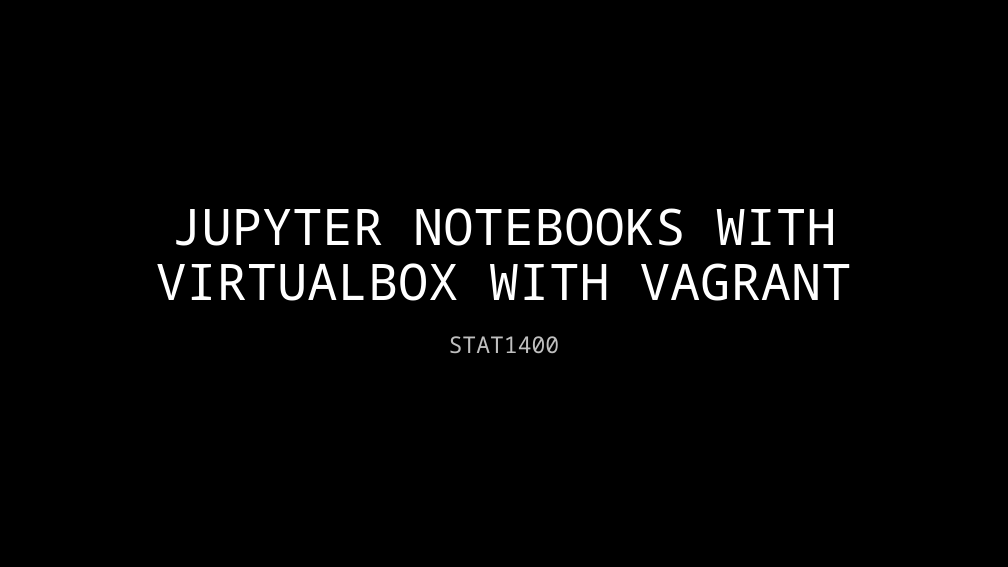
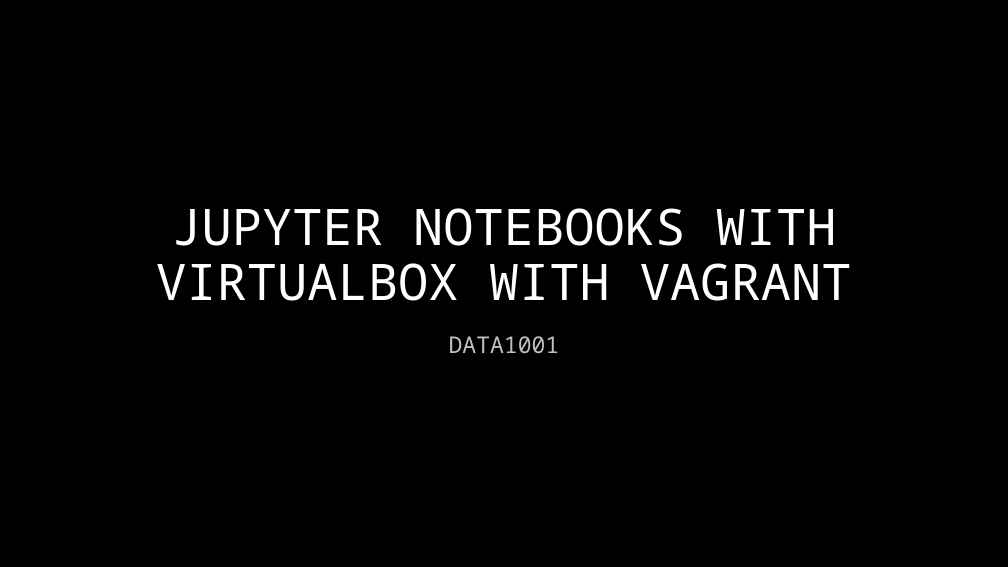
Before and after one commit to chrisbuwahpc/Data1001, a slide deck: slide 1 of VM_instructions.pptx. Drawn at 1008x567 pixels with LibreOffice and Linux fonts; fonts in the diff are those of the drawing; background and template pictures are left out. Boxes give left, top, right and bottom in pixels: in the first picture for what was removed or moved away, otherwise in the second. Text is boxed around its words. In the diff, an @@ line names an element or a change of style, - is before the commit and + after.

Commit message:
update Data1001 for 2021 sem1

```diff
--- a/VM_instructions.pptx
+++ b/VM_instructions.pptx
@@ subtitle at (449,336,560,354): text changed @@
-STAT1400
+DATA1001
```
Also in this commit, not shown: 2 other slides changed, 5 other files.
